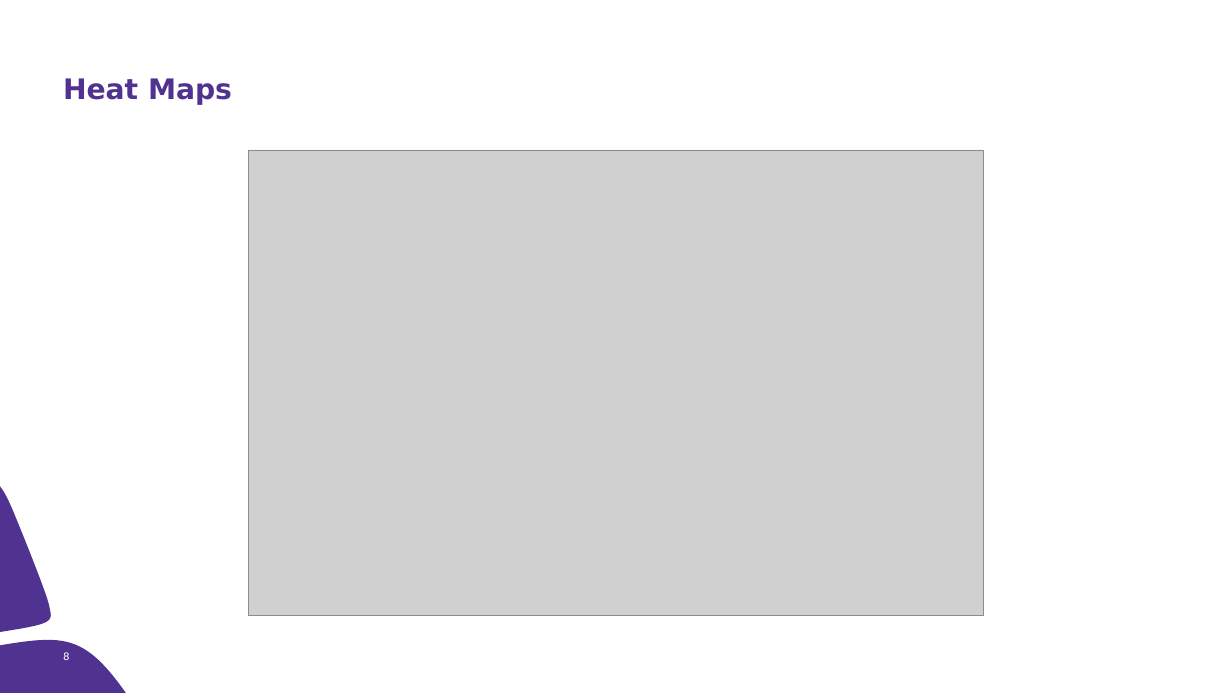
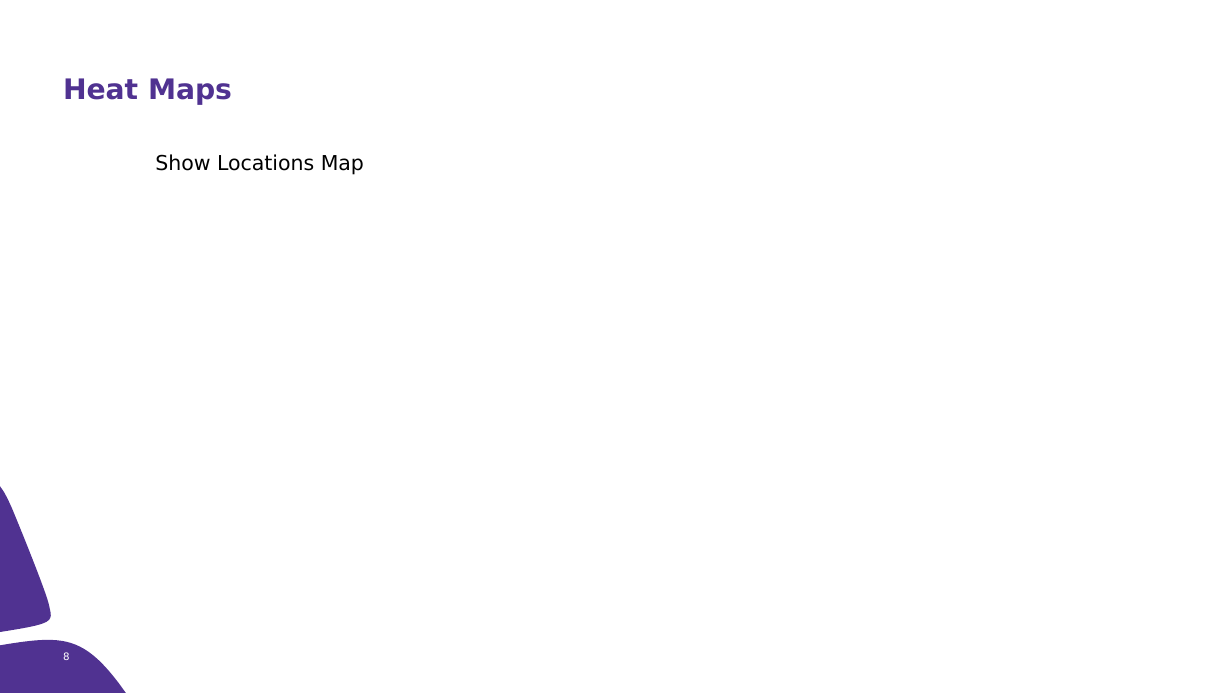
Before and after one commit to christinemazur/project1, a slide deck: slide 8 of AirBNB.pptx. Drawn at 1232x693 pixels with LibreOffice and Linux fonts; fonts in the diff are those of the drawing; grey boxes stand for pictures. Boxes give left, top, right and bottom in pixels: in the first picture for what was removed or moved away, otherwise in the second. Text is boxed around its words. In the diff, an @@ line names an element or a change of style, - is before the commit and + after.

```diff
--- a/AirBNB.pptx
+++ b/AirBNB.pptx
@@ text added at (x1=155, y1=154, x2=364, y2=175), 16 pt, text #000000 @@
+Show Locations Map
@@ picture removed at (x1=249, y1=150, x2=984, y2=616) @@
```
Also in this commit, not shown: 5 other slides changed.
